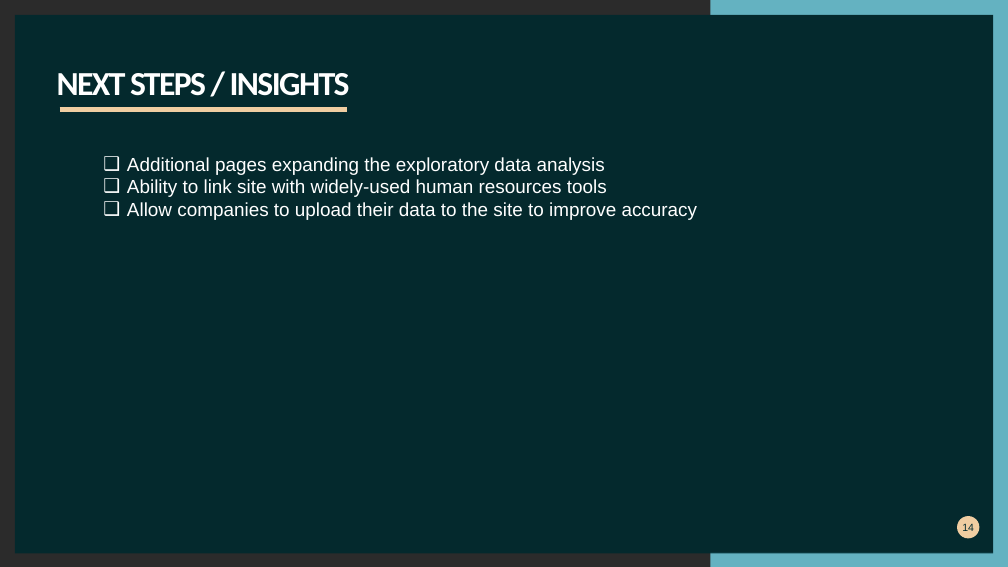
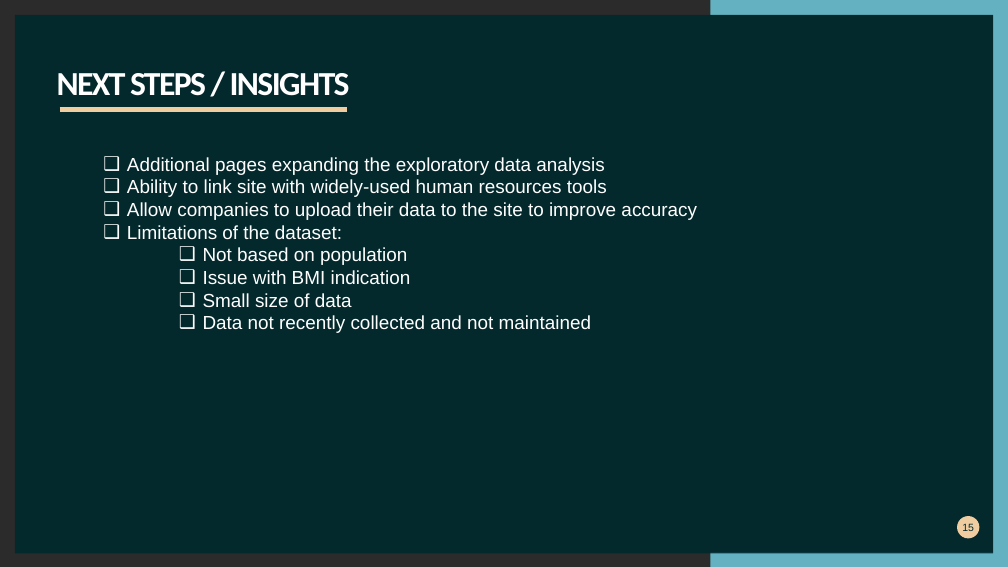
Before and after one commit to khutula/Medical-Insurance-Costs, a slide deck: slide 15 of Medical Insurance Cost.pptx (slide 14 before the commit). Drawn at 1008x567 pixels with LibreOffice and Linux fonts; fonts in the diff are those of the drawing; background and template pictures are left out; a plain dark background stands for a picture behind light text. Boxes give left, top, right and bottom in pixels: in the first picture for what was removed or moved away, otherwise in the second. Text is boxed around its words. In the diff, an @@ line names an element or a change of style, - is before the commit and + after.

```diff
--- a/Medical Insurance Cost.pptx
+++ b/Medical Insurance Cost.pptx
@@ text at [127,225,591,333]: paragraphs added @@
+❑ Limitations of the dataset:
+    ❑ Not based on population
+    ❑ Issue with BMI indication
+    ❑ Small size of data
+    ❑ Data not recently collected and not maintained
@@ page number at [962,523,974,531]: text changed @@
-14
+15
```
Also in this commit, not shown: 7 other slides changed, 3 slides added, 2 slides removed.
